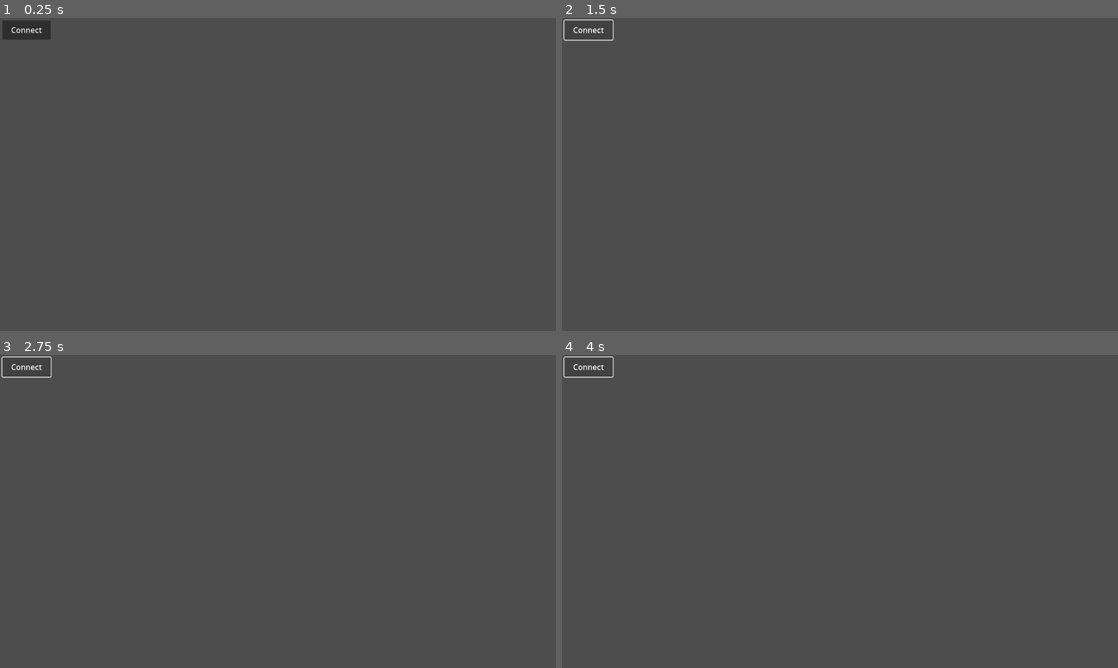
Above: before the commit, frames 1-4 (two rows, left to right).
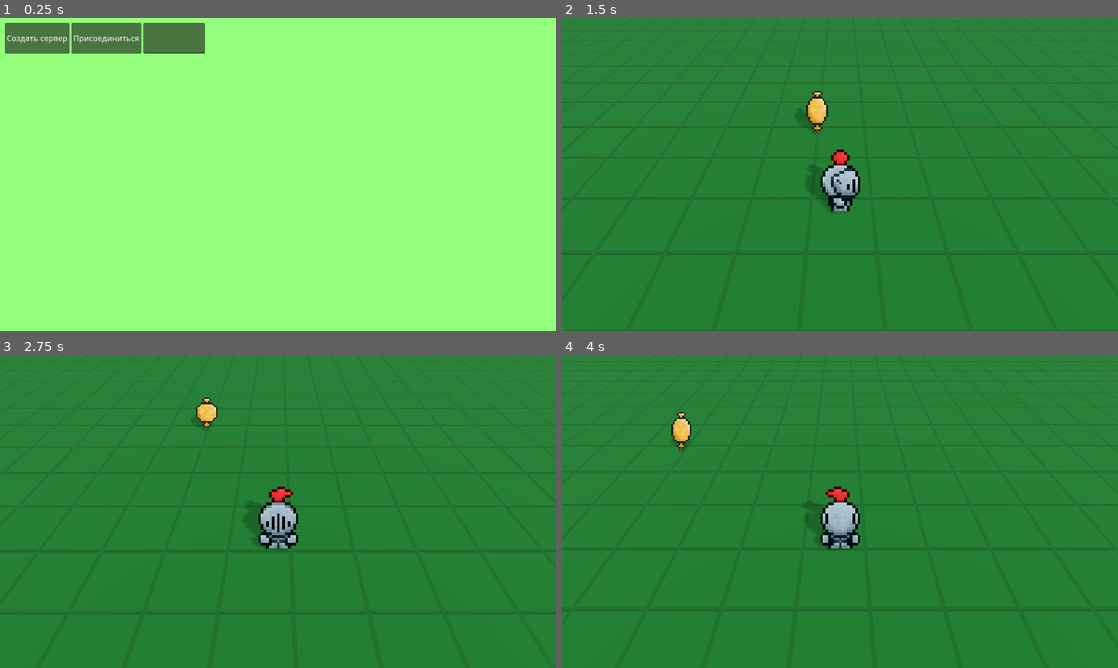
Above: after the commit, the same moments.

Repository: SamuelRodriguesMGR/wild-jam-77
Game: Godot game, scene res://scenes/UI/Main/main.tscn
The game is run twice, just before and just after one commit, with the same random seed, the same clock (stepped at 60 frames per second) and the same inputs. Before the commit the project starts from res://scenes/game.tscn.
Inputs (mouse positions are in pixels of both pictures, inside the frame that each line leads up to):
- Up to frame 1 (0.25 s): no input
- Up to frame 2 (1.5 s): click (589, 30) at 0.5 s, where only the run before the commit has a clickable "Connect"; hold Right (ui_right) from 1.28 s (still down)
- Up to frame 3 (2.75 s): release Right (ui_right) at 2.03 s; hold Down (ui_down) from 2.03 s (still down)
- Up to frame 4 (4 s): release Down (ui_down) at 2.78 s; hold Right (ui_right) 2.78-3.53 s; hold Up (ui_up) from 3.53 s (still down)

The runs differ from the first frame. In frame 1, 100% of the frame differs, in the area x 0-100%, y 0-100%; in frame 2, 100%; in frame 3, 100%; in frame 4, 100%.

Commit message:
небольшая_переработка_мультиплеера

Diff:
--- a/other_scripts/game.gd
+++ /dev/null
@@ -1,36 +0,0 @@
-extends Node3D
-
-var peer: ENetMultiplayerPeer = ENetMultiplayerPeer.new()
-@export var player_scene : PackedScene = preload("res://scenes/Characters/character.tscn")
-@export var level_scene : PackedScene = preload("res://scenes/level.tscn")
-
-const HOST_IP: String = "localhost"
-#const HOST_IP: String = "178.208.94.78"
-const PORT: int = 135
-
-func _ready() -> void:
-	if OS.has_feature("dedicated_server"):
-		peer.create_server(PORT)
-		multiplayer.multiplayer_peer = peer
-		multiplayer.peer_connected.connect(_add_player)
-		multiplayer.peer_disconnected.connect(_del_player)
-		_add_level()
-
-func _on_connect_pressed() -> void:
-	peer.create_client(HOST_IP, PORT)
-	multiplayer.multiplayer_peer = peer
-
-func _add_player(id: int = 1) -> void:
-	var player: CharacterBody3D = player_scene.instantiate()
-	player.name = str(id)
-	print("+ conn ", player.name)
-	call_deferred("add_child", player)
-
-func _del_player(id: int) -> void:
-	var node: String = str(id)
-	print("- disconn ", node)
-	get_node(node).queue_free()
-
-func _add_level() -> void:
-	var level: Node3D = level_scene.instantiate()
-	call_deferred("add_child", level)
--- a/project.godot
+++ b/project.godot
@@ -11,7 +11,7 @@
 [application]
 
 config/name="GodotTemplate"
-run/main_scene="res://scenes/game.tscn"
+run/main_scene="res://scenes/UI/Main/main.tscn"
 config/features=PackedStringArray("4.3", "GL Compatibility")
 
 [audio]
@@ -24,13 +24,14 @@
 Global="*res://other_scripts/autoload/global.gd"
 SoundManager="*res://other_scripts/autoload/sound_manager.gd"
 SceneManager="*res://other_scripts/autoload/scene_manager.gd"
+GlobalVars="*res://scenes/other/global_vars.gd"
 
 [debug]
 
 gdscript/warnings/untyped_declaration=2
-gdscript/warnings/unsafe_property_access=2
+gdscript/warnings/unsafe_property_access=1
 gdscript/warnings/unsafe_method_access=2
-gdscript/warnings/unsafe_cast=1
+gdscript/warnings/unsafe_cast=2
 gdscript/warnings/unsafe_call_argument=2
 gdscript/warnings/return_value_discarded=1
 
--- a/scenes/Characters/character.gd
+++ b/scenes/Characters/character.gd
@@ -1,4 +1,5 @@
 extends CharacterBody3D
+
 @onready var anim: AnimationPlayer = $AnimationPlayer
 @onready var camera: Camera3D = $"Camera3D"
 
--- /dev/null
+++ b/scenes/UI/Main/main.gd
@@ -0,0 +1,22 @@
+extends Control
+
+
+@onready var text_ip_host : TextEdit = get_node("%IpHost")
+
+func _change_scene(role : String) -> void:
+	GlobalVars.role_server = role
+
+	if not text_ip_host.text:
+		GlobalVars.host_ip = "localhost"
+	else:
+		GlobalVars.host_ip = text_ip_host.text
+
+	get_tree().change_scene_to_file("res://scenes/game.tscn")
+
+# Host
+func _on_host_button_pressed() -> void:
+	_change_scene("host")
+
+# Client
+func _on_join_button_pressed() -> void:
+	_change_scene("client")
--- /dev/null
+++ b/scenes/UI/Main/main.tscn
@@ -0,0 +1,56 @@
+[gd_scene load_steps=2 format=3 uid="uid://cedfhc5xoqqjv"]
+
+[ext_resource type="Script" path="res://scenes/UI/Main/main.gd" id="1_x7xhc"]
+
+[node name="Main" type="Control"]
+layout_mode = 3
+anchors_preset = 15
+anchor_right = 1.0
+anchor_bottom = 1.0
+grow_horizontal = 2
+grow_vertical = 2
+script = ExtResource("1_x7xhc")
+
+[node name="ColorRect" type="ColorRect" parent="."]
+layout_mode = 1
+anchors_preset = 15
+anchor_right = 1.0
+anchor_bottom = 1.0
+grow_horizontal = 2
+grow_vertical = 2
+color = Color(0.576471, 1, 0.486275, 1)
+
+[node name="Margin" type="MarginContainer" parent="."]
+layout_mode = 1
+anchors_preset = 15
+anchor_right = 1.0
+anchor_bottom = 1.0
+grow_horizontal = 2
+grow_vertical = 2
+theme_override_constants/margin_left = 10
+theme_override_constants/margin_top = 10
+theme_override_constants/margin_right = 10
+theme_override_constants/margin_bottom = 10
+
+[node name="HBox" type="HBoxContainer" parent="Margin"]
+layout_mode = 2
+size_flags_horizontal = 0
+size_flags_vertical = 0
+
+[node name="HostButton" type="Button" parent="Margin/HBox"]
+custom_minimum_size = Vector2(128, 64)
+layout_mode = 2
+text = "Создать сервер"
+
+[node name="JoinButton" type="Button" parent="Margin/HBox"]
+custom_minimum_size = Vector2(128, 64)
+layout_mode = 2
+text = "Присоединиться"
+
+[node name="IpHost" type="TextEdit" parent="Margin/HBox"]
+unique_name_in_owner = true
+custom_minimum_size = Vector2(128, 64)
+layout_mode = 2
+
+[connection signal="pressed" from="Margin/HBox/HostButton" to="." method="_on_host_button_pressed"]
+[connection signal="pressed" from="Margin/HBox/JoinButton" to="." method="_on_join_button_pressed"]
--- a/scenes/game.tscn
+++ b/scenes/game.tscn
@@ -1,27 +1,18 @@
 [gd_scene load_steps=2 format=3 uid="uid://h8pf11redc2t"]
 
-[ext_resource type="Script" path="res://other_scripts/game.gd" id="1_1kdwo"]
+[ext_resource type="Script" path="res://scenes/other/server.gd" id="2_e1rkm"]
 
 [node name="Game" type="Node3D"]
-script = ExtResource("1_1kdwo")
 
-[node name="UI" type="Node2D" parent="."]
+[node name="Server" type="Node" parent="."]
+script = ExtResource("2_e1rkm")
 
-[node name="Connect" type="Button" parent="UI"]
-offset_left = 5.0
-offset_top = 5.0
-offset_right = 105.0
-offset_bottom = 45.0
-text = "Connect"
-
-[node name="PlayerSpawner" type="MultiplayerSpawner" parent="."]
+[node name="PlayerSpawner" type="MultiplayerSpawner" parent="Server"]
 _spawnable_scenes = PackedStringArray("res://scenes/Characters/character.tscn")
-spawn_path = NodePath("..")
+spawn_path = NodePath("../..")
 spawn_limit = 2
 
-[node name="LevelSpawner" type="MultiplayerSpawner" parent="."]
+[node name="LevelSpawner" type="MultiplayerSpawner" parent="Server"]
 _spawnable_scenes = PackedStringArray("res://scenes/level.tscn")
-spawn_path = NodePath("..")
+spawn_path = NodePath("../..")
 spawn_limit = 2
-
-[connection signal="pressed" from="UI/Connect" to="." method="_on_connect_pressed"]
--- /dev/null
+++ b/scenes/other/global_vars.gd
@@ -0,0 +1,5 @@
+extends Node
+
+
+var role_server : String
+var host_ip     : String
--- /dev/null
+++ b/scenes/other/server.gd
@@ -0,0 +1,57 @@
+extends Node
+
+var peer: ENetMultiplayerPeer = ENetMultiplayerPeer.new()
+@export var player_scene : PackedScene = preload("res://scenes/Characters/character.tscn")
+@export var level_scene : PackedScene = preload("res://scenes/level.tscn")
+
+var host_ip: String = "localhost"
+#const host_ip: String = "178.208.94.78"
+const PORT: int = 135
+
+func _ready() -> void:
+
+	if OS.has_feature("dedicated_server"):
+		_run_server()
+	else:
+		definition_the_role()
+
+# выбор роли
+func definition_the_role() -> void:
+	if GlobalVars.role_server == "host":
+		_run_server()
+
+	elif GlobalVars.role_server == "client":
+		host_ip = GlobalVars.host_ip
+		_run_client()
+
+# хост
+func _run_server() -> void:
+	peer.create_server(135)
+	multiplayer.multiplayer_peer = peer
+	multiplayer.peer_connected.connect(_add_player)
+	multiplayer.peer_disconnected.connect(_del_player)
+	_add_level()
+	_add_player()
+
+# клиент
+func _run_client() -> void:
+	peer.create_client(host_ip, PORT)
+	multiplayer.multiplayer_peer = peer
+
+# добавление игрока
+func _add_player(id : int = 1) -> void:
+	var new_player : CharacterBody3D = player_scene.instantiate()
+	new_player.name = str(id)
+	print("+ conn ", new_player.name)
+	get_tree().current_scene.call_deferred("add_child", new_player)
+
+# добавление уровня
+func _add_level() -> void:
+	var level: Node3D = level_scene.instantiate()
+	get_tree().current_scene.call_deferred("add_child", level)
+
+# удаление игрока
+func _del_player(id: int) -> void:
+	var node: String = str(id)
+	print("- disconn ", node)
+	get_tree().current_scene.get_node(node).queue_free()
Not shown, added: assets/Character/knight_Idle.png.import
Not shown, added: assets/Character/knight_Idle_L_sprites.png.import
Not shown, added: assets/Character/knight_Idle_R_sprites.png.import
Not shown, added: assets/Character/knight_Idle_down_sprites.png.import
Not shown, added: assets/Character/knight_Idle_up_sprites.png.import
Not shown, added: scenes/UI/Main/maiE05B.tmp
